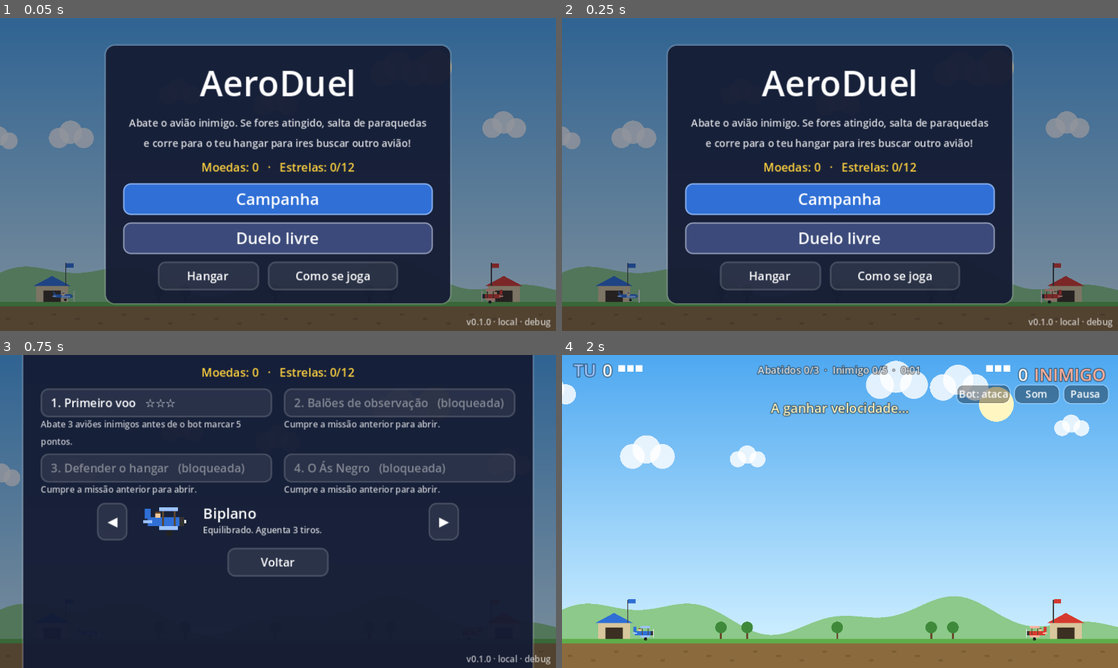
Above: before the commit, frames 1-4 (two rows, left to right).
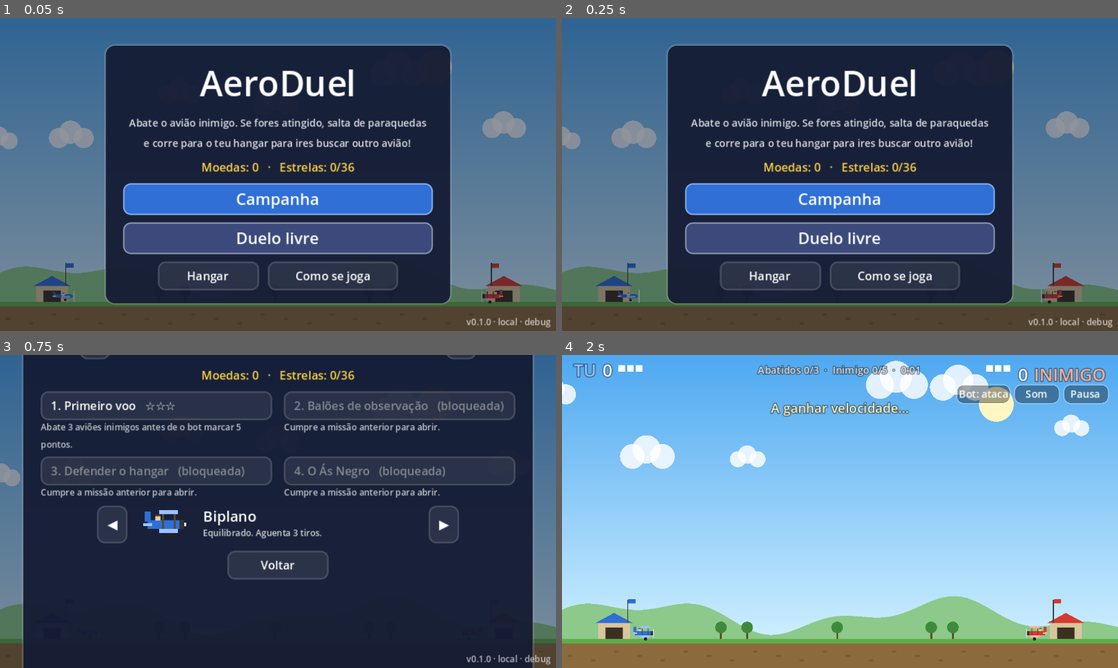
Above: after the commit, the same moments.

Repository: JorgeS15/AeroDuel
Game: Godot game, scene res://scenes/main.tscn
The game is run twice, just before and just after one commit, with the same random seed, the same clock (stepped at 60 frames per second) and the same inputs.
Inputs:
- Up to frame 1 (0.05 s): no input
- Up to frame 2 (0.25 s): no input
- Up to frame 3 (0.75 s): click "Campanha" at 0.5 s
- Up to frame 4 (2 s): click "1. Primeiro voo ☆☆☆" at 1.25 s

The runs differ from the first frame. In frame 1, less than 0.1% of the frame differs, in the area x 61-64%, y 46-50%; in frame 2, less than 0.1%; in frame 3, 8.9%, in the area x 7-93%, y 0-72%; in frame 4, nothing differs.

Commit message:
Campanha: regiões 2 e 3, com 8 missões novas, vento e noite
- Região 2 (Montanhas): vento que empurra aviões no ar, paraquedas e
  caixas; nova missão de aguentar um tempo.
- Região 3 (Frente): missões noturnas, com o ecrã mais escuro.
- As regiões abrem com 6 e 14 estrelas; o menu da campanha muda de
  região com ◀ ▶.
- 3.ª estrela pode pedir abates em vez de tempo (star3_kills).
- Dificuldade afinada com o bot difícil a fazer de jogador.

Co-Authored-By: Claude Opus 5.5 <noreply@anthropic.com>
Claude-Session: https://claude.ai/code/session_01TLnBzwvpFSp5gKqTd2AQMa

Diff:
--- a/godot/scripts/autoload/progress.gd
+++ b/godot/scripts/autoload/progress.gd
@@ -62,11 +62,18 @@
 	return n
 
 
-## Uma missão abre quando a anterior foi cumprida.
+## Uma missão abre quando a anterior foi cumprida e, na primeira de uma região,
+## quando já há estrelas suficientes para essa região.
 func mission_unlocked(index: int) -> bool:
+	if total_stars() < region_stars_needed(Campaign.mission(index).region):
+		return false
 	if index == 0:
 		return true
 	return mission_stars(Campaign.mission(index - 1).id)[0]
+
+
+func region_stars_needed(region: int) -> int:
+	return int(Campaign.REGIONS[region].stars_needed)
 
 
 ## Guarda o resultado (fica o melhor) e devolve as moedas ganhas.
--- a/godot/scripts/data/campaign.gd
+++ b/godot/scripts/data/campaign.gd
@@ -2,8 +2,8 @@
 extends RefCounted
 ## Missões da campanha. Cada missão é um dicionário com:
 ##   id, region, title, brief            textos
-##   goal: "kills" | "balloons" | "score" objetivo
-##   target                              quantidade a atingir
+##   goal: "kills" | "balloons" | "score" | "survive"   objetivo
+##   target                              quantidade a atingir (survive: segundos a aguentar)
 ##   bot: { difficulty, plane, raid, hp_bonus, colors }
 ##   lose_bot_score                      (opcional) perde se o bot chegar a estes pontos
 ##   time_limit                          (opcional) perde se o tempo acabar (s)
@@ -11,9 +11,15 @@
 ##   powerups                            (opcional, true por omissão)
 ##   par_time                            tempo para a 3.ª estrela (s)
 ##   star2: "no_loss" | "hangar_full"    condição da 2.ª estrela
+##   star3_kills                         (opcional) a 3.ª estrela pede N abates em vez do tempo
+##   wind                                (opcional) vento horizontal (px/s; + para a direita)
+##   night                               (opcional) missão noturna
 
+## stars_needed: estrelas no total para abrir a região (além de cumprir a missão anterior).
 const REGIONS := {
 	1: { "name": "Costa", "stars_needed": 0 },
+	2: { "name": "Montanhas", "stars_needed": 6 },
+	3: { "name": "Frente", "stars_needed": 14 },
 }
 
 const ACE_COLORS := [Color("#2a2a2a"), Color("#d63a2f")]
@@ -47,6 +53,64 @@
 		"bot": { "difficulty": "as", "plane": "fighter", "hp_bonus": 1, "colors": ACE_COLORS },
 		"par_time": 180.0, "star2": "no_loss",
 	},
+	# ---------- Região 2: Montanhas (vento) ----------
+	{
+		"id": "r2m1", "region": 2, "title": "Vento cruzado",
+		"brief": "Nas montanhas sopra vento forte, que empurra aviões e paraquedas. Abate 4 aviões antes de o inimigo marcar 6 pontos.",
+		"goal": "kills", "target": 4, "lose_bot_score": 6, "wind": 14.0,
+		"bot": { "difficulty": "normal", "plane": "biplane" },
+		"par_time": 150.0, "star2": "no_loss",
+	},
+	{
+		"id": "r2m2", "region": 2, "title": "Balões na serra",
+		"brief": "Destrói os 6 balões em menos de 3 min. Um caça inimigo patrulha a serra.",
+		"goal": "balloons", "target": 6, "time_limit": 180.0, "wind": -10.0,
+		"bot": { "difficulty": "normal", "plane": "fighter" },
+		"par_time": 110.0, "star2": "no_loss",
+	},
+	{
+		"id": "r2m3", "region": 2, "title": "Aguentar a posição",
+		"brief": "Os reforços chegam daqui a 1 min 15 s. Aguenta até lá sem deixar o inimigo chegar a 10 pontos.",
+		"goal": "survive", "target": 75.0, "lose_bot_score": 10, "wind": 8.0,
+		"bot": { "difficulty": "normal", "plane": "triplane" },
+		"par_time": 75.0, "star2": "no_loss", "star3_kills": 4,
+	},
+	{
+		"id": "r2m4", "region": 2, "title": "Raide na montanha",
+		"brief": "Bombardeiros blindados atacam o hangar com o vento a favor. Abate 5 antes que o destruam.",
+		"goal": "kills", "target": 5, "hangar_hp": 4, "wind": -12.0,
+		"bot": { "difficulty": "dificil", "plane": "bomber", "raid": true },
+		"par_time": 180.0, "star2": "hangar_full",
+	},
+	# ---------- Região 3: Frente (noite) ----------
+	{
+		"id": "r3m1", "region": 3, "title": "Patrulha noturna",
+		"brief": "De noite vê-se pouco. Abate 4 caças inimigos antes de eles marcarem 7 pontos.",
+		"goal": "kills", "target": 4, "lose_bot_score": 7, "night": true,
+		"bot": { "difficulty": "normal", "plane": "fighter" },
+		"par_time": 180.0, "star2": "no_loss",
+	},
+	{
+		"id": "r3m2", "region": 3, "title": "Balões ao luar",
+		"brief": "Destrói os 6 balões da frente, de noite, em menos de 2 min 30 s.",
+		"goal": "balloons", "target": 6, "time_limit": 150.0, "night": true,
+		"bot": { "difficulty": "dificil", "plane": "triplane" },
+		"par_time": 100.0, "star2": "no_loss",
+	},
+	{
+		"id": "r3m3", "region": 3, "title": "Última defesa",
+		"brief": "O ataque final ao teu hangar, com vento. Abate 6 bombardeiros reforçados; o hangar só aguenta 3 bombas.",
+		"goal": "kills", "target": 6, "hangar_hp": 3, "wind": 8.0,
+		"bot": { "difficulty": "dificil", "plane": "bomber", "raid": true, "hp_bonus": 1 },
+		"par_time": 210.0, "star2": "hangar_full",
+	},
+	{
+		"id": "r3m4", "region": 3, "title": "O regresso do Ás",
+		"brief": "O Ás Negro voltou, de noite e sem powerups. Chega a 7 pontos antes dele.",
+		"goal": "score", "target": 7, "lose_bot_score": 7, "powerups": false, "night": true,
+		"bot": { "difficulty": "as", "plane": "fighter", "hp_bonus": 1, "colors": ACE_COLORS },
+		"par_time": 240.0, "star2": "no_loss",
+	},
 ]
 
 
@@ -68,7 +132,10 @@
 ## Textos das três estrelas, para o ecrã de resultado.
 static func star_labels(m: Dictionary) -> Array[String]:
 	var second := "Sem perder nenhum avião" if m.get("star2", "no_loss") == "no_loss" else "Hangar intacto"
-	return ["Missão cumprida", second, "Em menos de %s" % format_time(m.par_time)]
+	var third := "Em menos de %s" % format_time(m.par_time)
+	if m.has("star3_kills"):
+		third = "Abater pelo menos %d aviões" % int(m.star3_kills)
+	return ["Missão cumprida", second, third]
 
 
 ## Estrelas conquistadas: [cumprida, 2.ª condição, tempo].
@@ -80,7 +147,19 @@
 		second = result.hangar_hp >= int(m.get("hangar_hp", 0))
 	else:
 		second = result.planes_lost == 0
-	return [true, second, result.time <= m.par_time]
+	var third: bool = result.time <= m.par_time
+	if m.has("star3_kills"):
+		third = result.kills >= int(m.star3_kills)
+	return [true, second, third]
+
+
+## Missões de uma região, como índices em MISSIONS.
+static func region_missions(region: int) -> Array[int]:
+	var out: Array[int] = []
+	for i in MISSIONS.size():
+		if MISSIONS[i].region == region:
+			out.append(i)
+	return out
 
 
 static func format_time(seconds: float) -> String:
--- a/godot/scripts/game/airplane.gd
+++ b/godot/scripts/game/airplane.gd
@@ -112,6 +112,7 @@
 	position.x = Config.wrap_x(position.x + cos(angle) * speed * dt)
 	if not on_ground:
 		position.y += sin(angle) * speed * dt + fall_vy * dt
+		position.x = Config.wrap_x(position.x + world.wind * dt)
 
 	# teto
 	if position.y < 6.0:
--- a/godot/scripts/game/background.gd
+++ b/godot/scripts/game/background.gd
@@ -29,7 +29,8 @@
 
 func _process(delta: float) -> void:
 	for c in _clouds:
-		c.x = fmod(c.x + c.v * delta, Config.W + 60.0)
+		var v: float = c.v + (world.wind * 0.5 if world else 0.0)
+		c.x = fposmod(c.x + v * delta, Config.W + 60.0)
 	queue_redraw()
 
 
@@ -37,13 +38,22 @@
 	var w := Config.W
 	var g := Config.GROUND
 	# céu em degradé
-	var top := Color("#4ea8f0")
-	var bottom := Color("#cdeeff")
+	var night := world != null and world.night
+	var top := Color("#0b1430") if night else Color("#4ea8f0")
+	var bottom := Color("#34406e") if night else Color("#cdeeff")
 	draw_polygon(PackedVector2Array([Vector2(0, 0), Vector2(w, 0), Vector2(w, g), Vector2(0, g)]),
 		PackedColorArray([top, top, bottom, bottom]))
-	draw_circle(Vector2(300, 34), 12, Color("#fff6c2"))
+	if night:
+		for i in 40:
+			var sx := fposmod(i * 97.3, w)
+			var sy := fposmod(i * 53.7, g * 0.6)
+			draw_rect(Rect2(sx, sy, 0.8, 0.8), Color(1, 1, 1, 0.5 + 0.4 * sin(i * 1.7 + (world.time if world else 0.0))))
+		draw_circle(Vector2(300, 34), 10, Color("#e8ecff"))
+		draw_circle(Vector2(304, 31), 9, top)   # lua em quarto crescente
+	else:
+		draw_circle(Vector2(300, 34), 12, Color("#fff6c2"))
 
-	var cloud := Color(1, 1, 1, 0.82)
+	var cloud := Color(0.55, 0.6, 0.75, 0.5) if night else Color(1, 1, 1, 0.82)
 	for c in _clouds:
 		var cx: float = c.x - 30.0
 		var cy: float = c.y
@@ -52,7 +62,7 @@
 		draw_circle(Vector2(cx + 8 * s, cy - 4 * s), 8 * s, cloud)
 		draw_circle(Vector2(cx + 17 * s, cy), 7 * s, cloud)
 
-	draw_colored_polygon(_hills, Color("#8cc98a"))
+	draw_colored_polygon(_hills, Color("#2f4a3a") if night else Color("#8cc98a"))
 
 	for tf in TREES:
 		var tx: float = tf * w
--- /dev/null
+++ b/godot/scripts/game/night_layer.gd
@@ -0,0 +1,11 @@
+class_name NightLayer
+extends Node2D
+## Missões noturnas: escurece tudo o que está por baixo (aviões incluídos),
+## por isso de noite vê-se pior o adversário.
+
+var world: World
+
+
+func _draw() -> void:
+	if world != null and world.night:
+		draw_rect(Rect2(0, 0, Config.W, Config.H), Color(0.02, 0.03, 0.12, 0.38))
--- a/godot/scripts/game/pilot.gd
+++ b/godot/scripts/game/pilot.gd
@@ -36,7 +36,7 @@
 				state = State.CHUTE
 				world.fx("chute", [])
 		State.CHUTE:
-			vel.x += (dir * 22.0 - vel.x) * 2.0 * dt
+			vel.x += (dir * 22.0 + world.wind - vel.x) * 2.0 * dt
 			vel.y += (16.0 - vel.y) * 3.0 * dt
 
 	if state != State.GROUND:
--- a/godot/scripts/game/world.gd
+++ b/godot/scripts/game/world.gd
@@ -36,11 +36,14 @@
 var planes_lost := 0          ## aviões do jogador perdidos
 var balloons_destroyed := 0
 var hangar_hp := 0
+var wind := 0.0               ## vento horizontal (px/s): empurra aviões no ar, paraquedas e caixas
+var night := false
 var balloons: Array[Balloon] = []
 
 var background: Background
 var fx_layer: FxLayer
 var entities: Node2D
+var night_layer: NightLayer
 
 
 func _ready() -> void:
@@ -52,6 +55,9 @@
 	add_child(fx_layer)
 	entities = Node2D.new()
 	add_child(entities)
+	night_layer = NightLayer.new()
+	night_layer.world = self
+	add_child(night_layer)
 
 
 static func plane_type(id: String) -> PlaneType:
@@ -92,6 +98,9 @@
 	planes_lost = 0
 	balloons_destroyed = 0
 	hangar_hp = int(mission.get("hangar_hp", 0))
+	wind = float(mission.get("wind", 0.0))
+	night = mission.get("night", false)
+	night_layer.queue_redraw()
 	powerups_enabled = mission.get("powerups", true)
 
 	var demo := mode == "demo"
@@ -269,6 +278,8 @@
 		if c.dead:
 			continue
 		c.step(dt)
+		if not c.landed:
+			c.position.x = Config.wrap_x(c.position.x + wind * 0.6 * dt)
 		for p in planes:
 			if p.dead or p.falling or not p.manned:
 				continue
@@ -484,6 +495,8 @@
 			done = balloons_destroyed >= target
 		"score":
 			done = sides[me].score >= target
+		"survive":
+			done = time >= float(mission.target)
 	if done:
 		_finish_mission(true, "")
 	elif mission.has("lose_bot_score") and sides[1 - me].score >= int(mission.lose_bot_score):
@@ -516,14 +529,18 @@
 			parts.append("Balões %d/%d" % [balloons_destroyed, target])
 		"score":
 			parts.append("Pontos %d/%d" % [sides[me].score, target])
+		"survive":
+			parts.append("Aguenta " + Campaign.format_time(maxf(0.0, float(mission.target) - time)))
 	if mission.has("lose_bot_score"):
 		parts.append("Inimigo %d/%d" % [sides[1 - me].score, int(mission.lose_bot_score)])
 	if mission.has("hangar_hp"):
 		parts.append("Hangar %d/%d" % [hangar_hp, int(mission.hangar_hp)])
 	if mission.has("time_limit"):
 		parts.append("Resta " + Campaign.format_time(maxf(0.0, float(mission.time_limit) - time)))
-	else:
+	elif mission.get("goal", "") != "survive":
 		parts.append(Campaign.format_time(time))
+	if wind != 0.0:
+		parts.append("Vento " + ("→" if wind > 0.0 else "←"))
 	return "  ·  ".join(parts)
 
 
--- a/godot/scripts/main.gd
+++ b/godot/scripts/main.gd
@@ -76,7 +76,7 @@
 	world.start("demo", { "difficulty": Game.difficulty })
 	hud.show_playing(false)
 	if mission_index >= 0:
-		menu.open_campaign()
+		menu.open_campaign(mission_index)
 	else:
 		menu.open()
 	state = State.MENU
@@ -108,7 +108,7 @@
 	var m := Campaign.mission(mission_index)
 	var stars := Campaign.stars_for(m, result)
 	var coins := Progress.record_mission(m.id, stars, result.kills)
-	var has_next := mission_index + 1 < Campaign.count()
+	var has_next := mission_index + 1 < Campaign.count() and Progress.mission_unlocked(mission_index + 1)
 	get_tree().create_timer(0.9).timeout.connect(func() -> void:
 		if state == State.OVER:
 			hud.show_mission_result(result, stars, Campaign.star_labels(m), coins, has_next))
--- a/godot/scripts/ui/main_menu.gd
+++ b/godot/scripts/ui/main_menu.gd
@@ -22,6 +22,8 @@
 var _campaign_planes: PlaneCarousel
 var _hangar_planes: PlaneCarousel
 var _mission_list: GridContainer
+var _region := 1
+var _region_label: Label
 var _hangar_body: VBoxContainer
 var _update_label: Label
 var _update_btn: Button
@@ -57,10 +59,24 @@
 	Updater.check()
 
 
-## Abre diretamente a página da campanha (ex.: ao sair de uma missão).
-func open_campaign() -> void:
+## Abre diretamente a página da campanha (ex.: ao sair de uma missão), na região
+## da missão indicada, ou na última região já aberta.
+func open_campaign(mission_index := -1) -> void:
 	visible = true
+	if mission_index >= 0:
+		_region = Campaign.mission(mission_index).region
+	else:
+		_region = 1
+		for r in Campaign.REGIONS:
+			if Progress.total_stars() >= Progress.region_stars_needed(r) and Progress.mission_unlocked(Campaign.region_missions(r)[0]):
+				_region = r
 	_show("campaign")
+
+
+func _change_region(step: int) -> void:
+	var n := Campaign.REGIONS.size()
+	_region = (_region - 1 + step + n) % n + 1
+	_refresh_missions()
 
 
 func close() -> void:
@@ -114,7 +130,14 @@
 
 func _build_campaign() -> void:
 	var box := _page("campaign", 340)
-	box.add_child(_label("Campanha · Região 1: %s" % Campaign.REGIONS[1].name, 11))
+	var head := _row()
+	var prev := _button("◀", func() -> void: _change_region(-1), 20)
+	head.add_child(prev)
+	_region_label = _label("", 11)
+	_region_label.custom_minimum_size = Vector2(220, 0)
+	head.add_child(_region_label)
+	head.add_child(_button("▶", func() -> void: _change_region(1), 20))
+	box.add_child(head)
 	box.add_child(_coins_label())
 	_mission_list = GridContainer.new()
 	_mission_list.columns = 2
@@ -181,7 +204,12 @@
 		return
 	for c in _mission_list.get_children():
 		c.queue_free()
-	for i in Campaign.count():
+	var region: Dictionary = Campaign.REGIONS[_region]
+	var need := Progress.region_stars_needed(_region)
+	_region_label.text = "Região %d: %s" % [_region, region.name]
+	if Progress.total_stars() < need:
+		_region_label.text += "   (precisa de %d ★)" % need
+	for i in Campaign.region_missions(_region):
 		var m := Campaign.mission(i)
 		var unlocked := Progress.mission_unlocked(i)
 		var card := VBoxContainer.new()
@@ -194,7 +222,10 @@
 		b.disabled = not unlocked
 		b.alignment = HORIZONTAL_ALIGNMENT_LEFT
 		card.add_child(b)
-		var brief := _label(m.brief if unlocked else "Cumpre a missão anterior para abrir.", 6, 0.75, Color.WHITE, false)
+		var locked_text := "Cumpre a missão anterior para abrir."
+		if Progress.total_stars() < Progress.region_stars_needed(_region):
+			locked_text = "Precisas de %d estrelas para abrir esta região (tens %d)." % [Progress.region_stars_needed(_region), Progress.total_stars()]
+		var brief := _label(m.brief if unlocked else locked_text, 6, 0.75, Color.WHITE, false)
 		brief.autowrap_mode = TextServer.AUTOWRAP_WORD
 		brief.custom_minimum_size = Vector2(160, 0)
 		card.add_child(brief)
Not shown, added: godot/scripts/game/night_layer.gd.uid
Not shown, changed: godot/README.md
